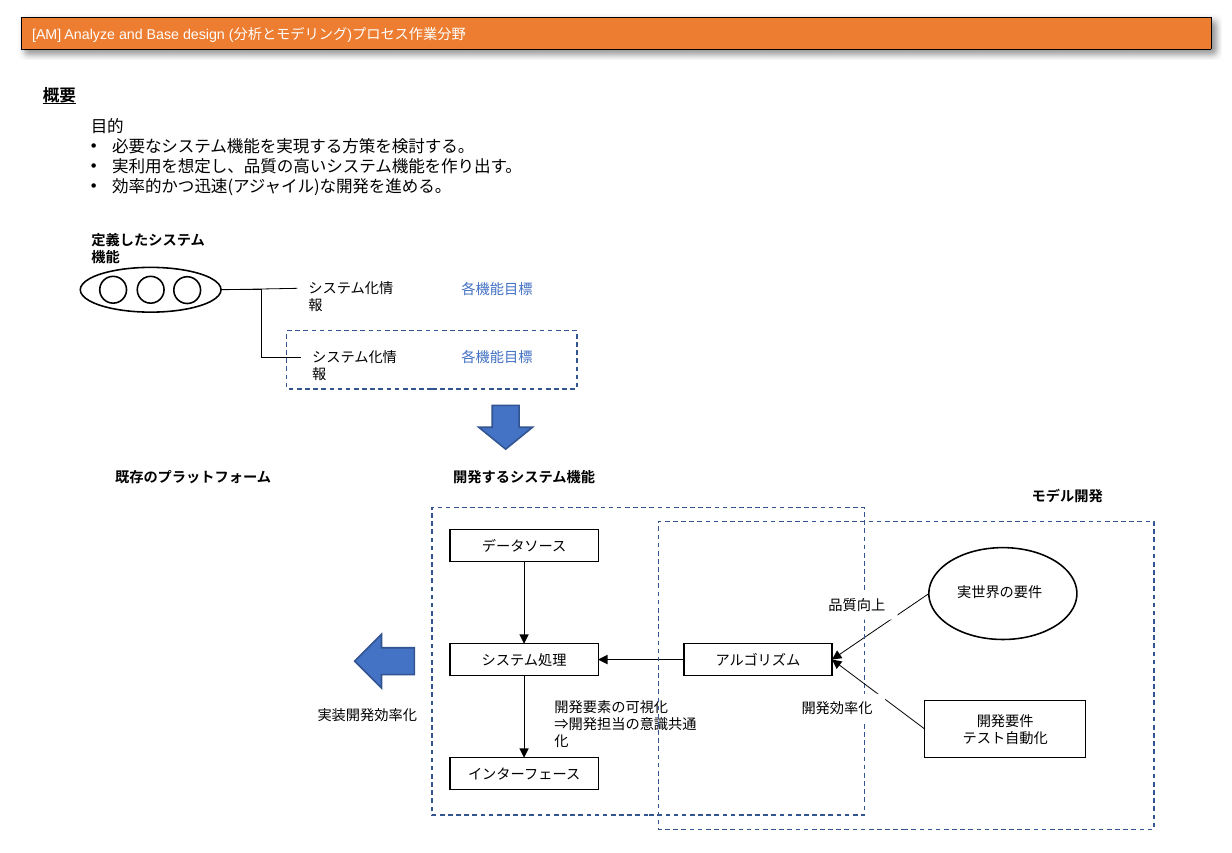
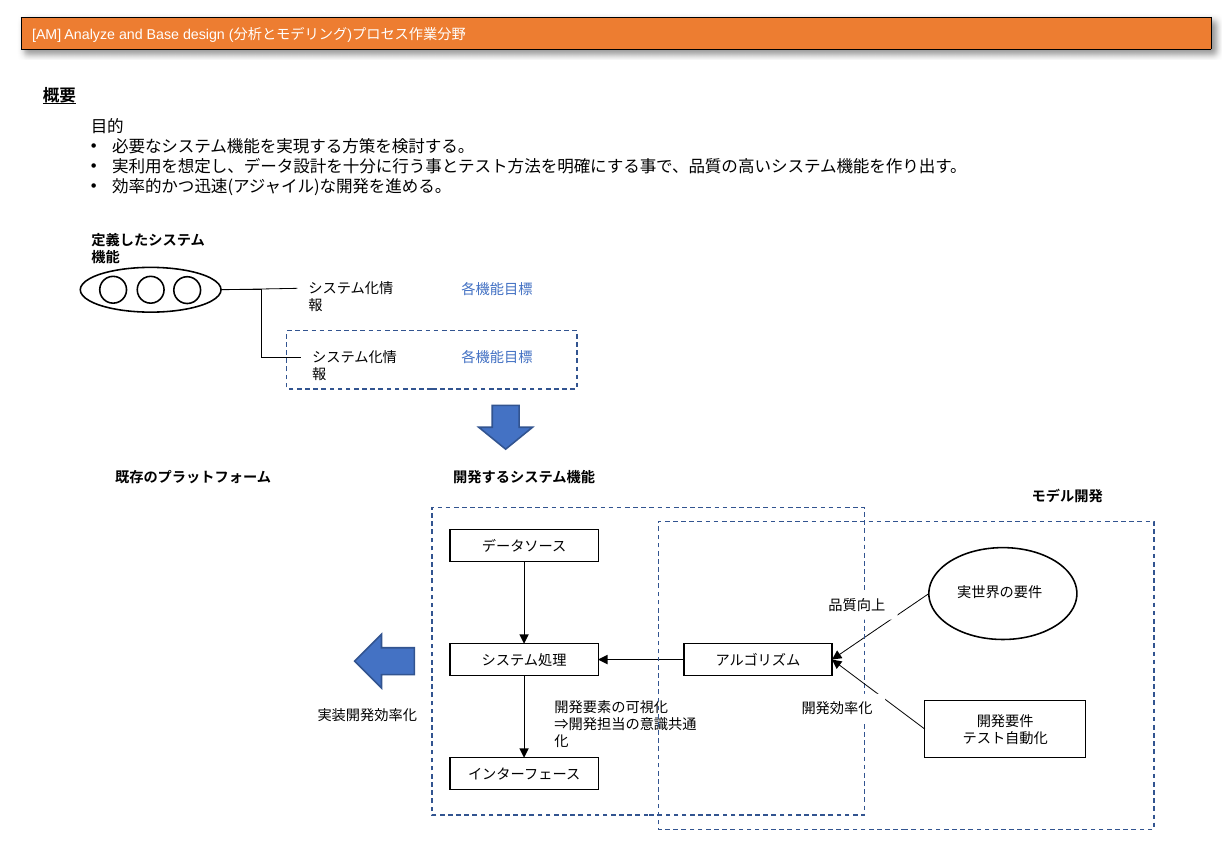
Before and after one commit to urayukitaka/Dev_process_paper, a slide deck: slide 35 of AI_sysytem_dev_process_study.pptx. Drawn at 1232x853 pixels with LibreOffice and Linux fonts; fonts in the diff are those of the drawing. Boxes give left, top, right and bottom in pixels: in the first picture for what was removed or moved away, otherwise in the second. Text is boxed around its words. In the diff, an @@ line names an element or a change of style, - is before the commit and + after.

```diff
--- a/AI_sysytem_dev_process_study.pptx
+++ b/AI_sysytem_dev_process_study.pptx
@@ text at (x1=112, y1=158, x2=967, y2=174): text changed @@
-• 実利用を想定し、品質の高いシステム機能を作り出す。
+• 実利用を想定し、データ設計を十分に行う事とテスト方法を明確にする事で、品質の高いシステム機能を作り出す。
```
Also in this commit, not shown: 5 other slides changed.
